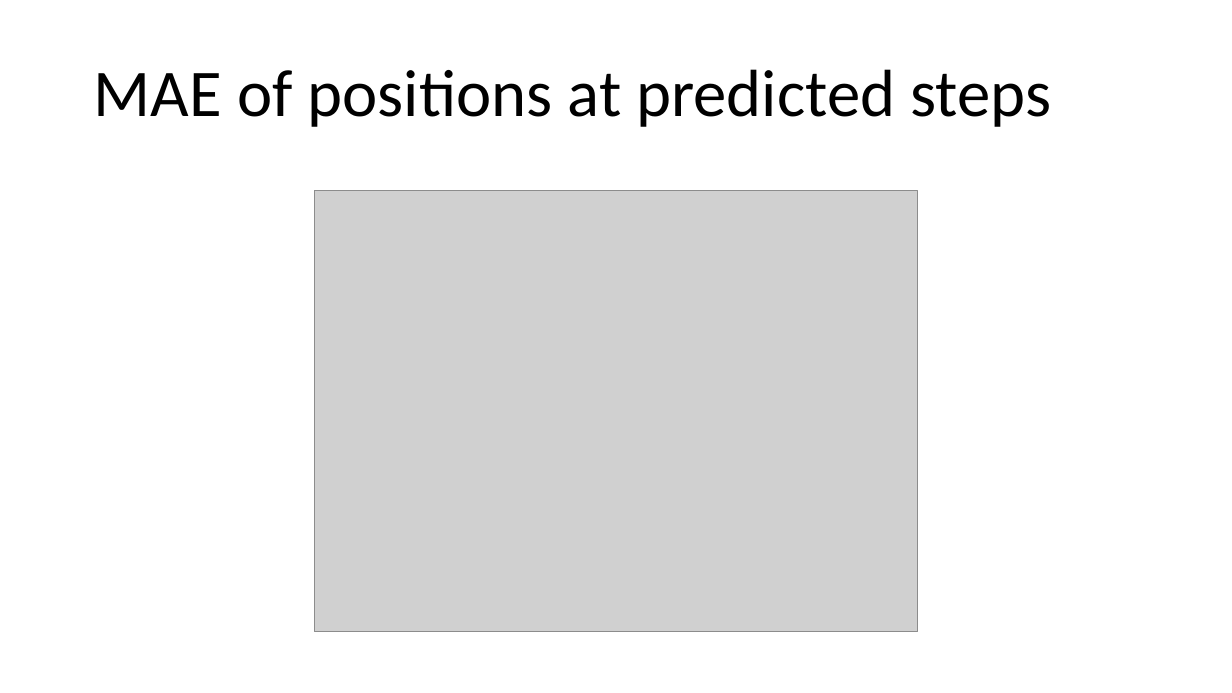
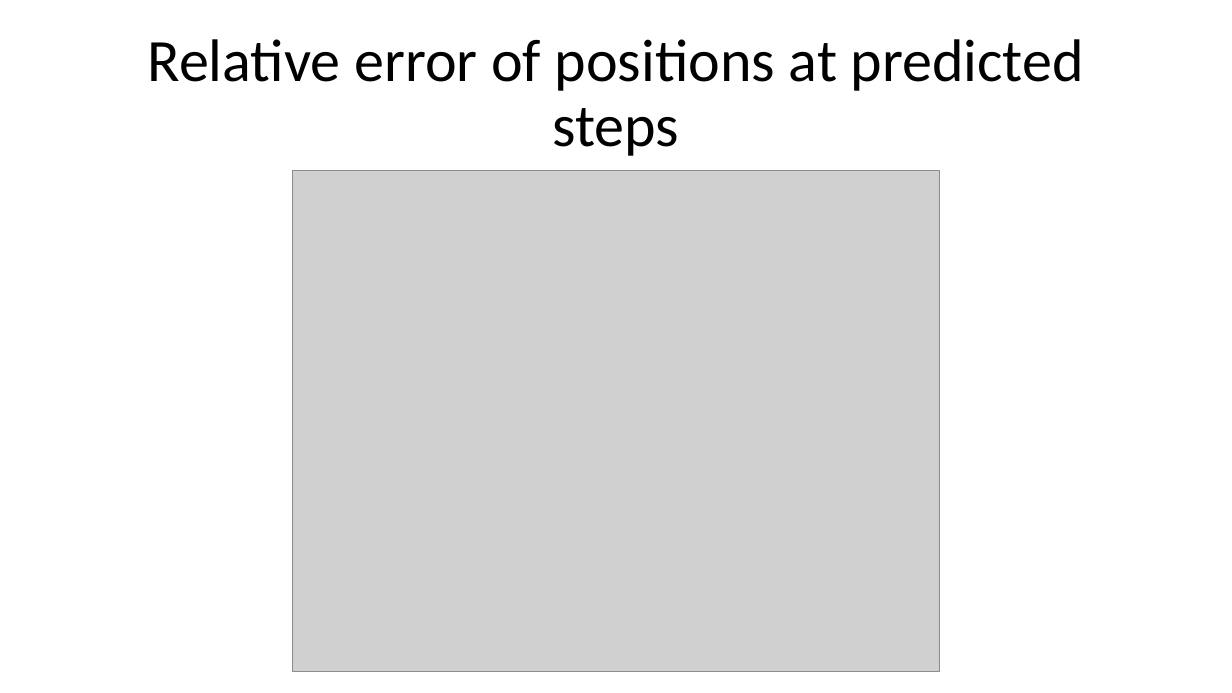
Before and after one commit to BirkDissing/Gemma_group, a slide deck: slide 13 of Master thesis/Meetings/06-03 Comparing model and simulation.pptx (slide 11 before the commit). Drawn at 1232x693 pixels with LibreOffice and Linux fonts; fonts in the diff are those of the drawing; grey boxes stand for pictures. Boxes give left, top, right and bottom in pixels: in the first picture for what was removed or moved away, otherwise in the second. Text is boxed around its words. In the diff, an @@ line names an element or a change of style, - is before the commit and + after.

```diff
--- a/Master thesis/Meetings/06-03 Comparing model and simulation.pptx
+++ b/Master thesis/Meetings/06-03 Comparing model and simulation.pptx
@@ title at [148,39,1084,156]: text changed; size 52 to 46.8 pt @@
-MAE of positions at predicted steps
+Relative error of positions at predicted steps
@@ picture: place and size @@
-picture at [314,191,918,632]
+picture at [293,171,939,672]
```
Also in this commit, not shown: 6 other slides changed, 2 slides added, 2 other files.
